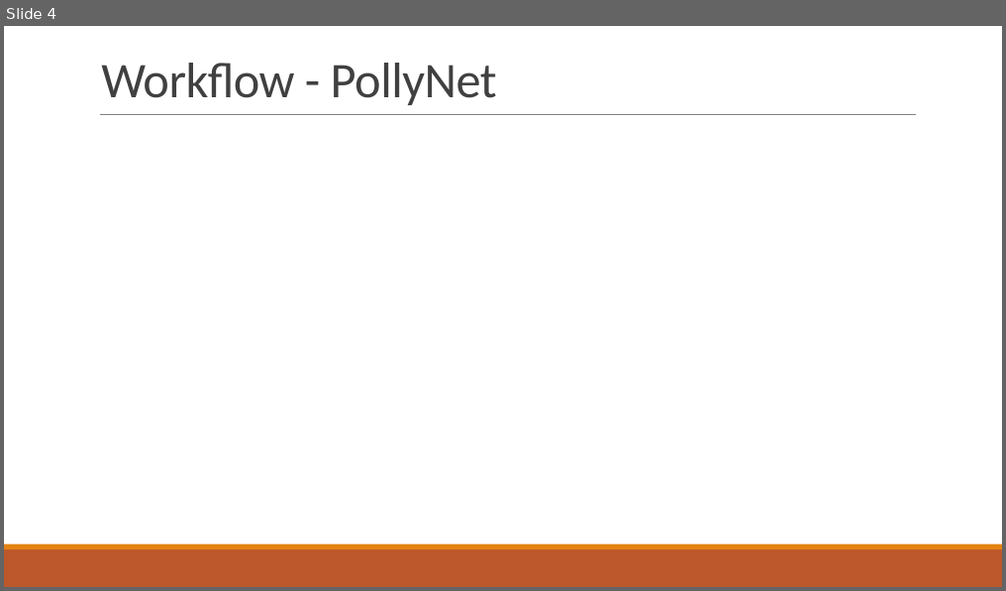
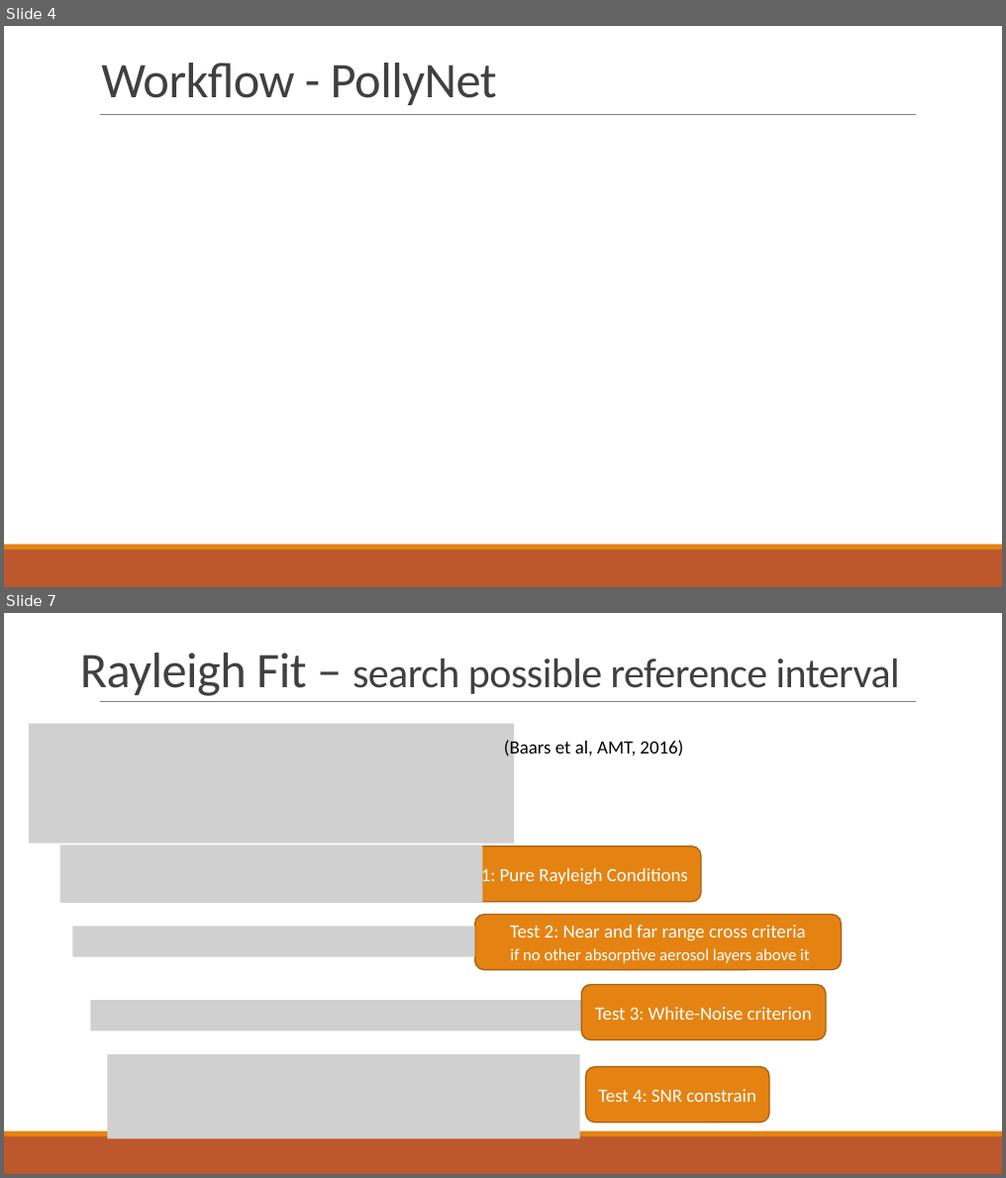
Before and after one commit to PollyNET/Pollynet_Processing_Chain, a slide deck: doc/Pollynet_Processing_Chain.pptx. Shown one above the other, each under a label of ours: slide 4 before the commit, slides 4 and 7 after it; the slides between them are not shown. The pictures are 1006x591 and 1006x1178 pixels, drawn with LibreOffice and Linux fonts; fonts in the diff are those of the drawing; grey boxes stand for pictures. Boxes give left, top, right and bottom in pixels: in the first picture for what was removed or moved away, otherwise in the second. Text is boxed around its words. In the diff, an @@ line names an element or a change of style, - is before the commit and + after.

```diff
--- a/doc/Pollynet_Processing_Chain.pptx
+++ b/doc/Pollynet_Processing_Chain.pptx
@@ slide 7 added at (x1=4, y1=613, x2=1002, y2=1174), background #FFFFFF; not listed: 3 template elements that a slide beside it also shows @@
@@ title added at (x1=80, y1=653, x2=900, y2=696), 40 pt, text #404040 @@
+Rayleigh Fit – search possible reference interval
@@ picture added at (x1=29, y1=724, x2=514, y2=844) @@
@@ text added at (x1=504, y1=738, x2=683, y2=759), 18 pt, text #000000 @@
+(Baars et al, AMT, 2016)
@@ picture added at (x1=60, y1=845, x2=483, y2=903) @@
@@ rounded rectangle added at (x1=435, y1=847, x2=701, y2=902), fill #E48312, outline #A9610D 1.25 pt, 18 pt, text #FFFFFF @@
+Test 1: Pure Rayleigh Conditions
@@ picture added at (x1=73, y1=926, x2=475, y2=957) @@
@@ rounded rectangle added at (x1=475, y1=915, x2=841, y2=970), fill #E48312, outline #A9610D 1.25 pt, 16 pt, text #FFFFFF @@
+Test 2: Near and far range cross criteria
+if no other absorptive aerosol layers above it
@@ rounded rectangle added at (x1=582, y1=985, x2=826, y2=1041), fill #E48312, outline #A9610D 1.25 pt, 18 pt, text #FFFFFF @@
+Test 3: White-Noise criterion
@@ picture added at (x1=91, y1=1000, x2=582, y2=1031) @@
@@ picture added at (x1=107, y1=1055, x2=580, y2=1140) @@
@@ rounded rectangle added at (x1=586, y1=1067, x2=769, y2=1123), fill #E48312, outline #A9610D 1.25 pt, 18 pt, text #FFFFFF @@
+Test 4: SNR constrain
```
Also in this commit, not shown: 7 other slides added, 13 other files.
